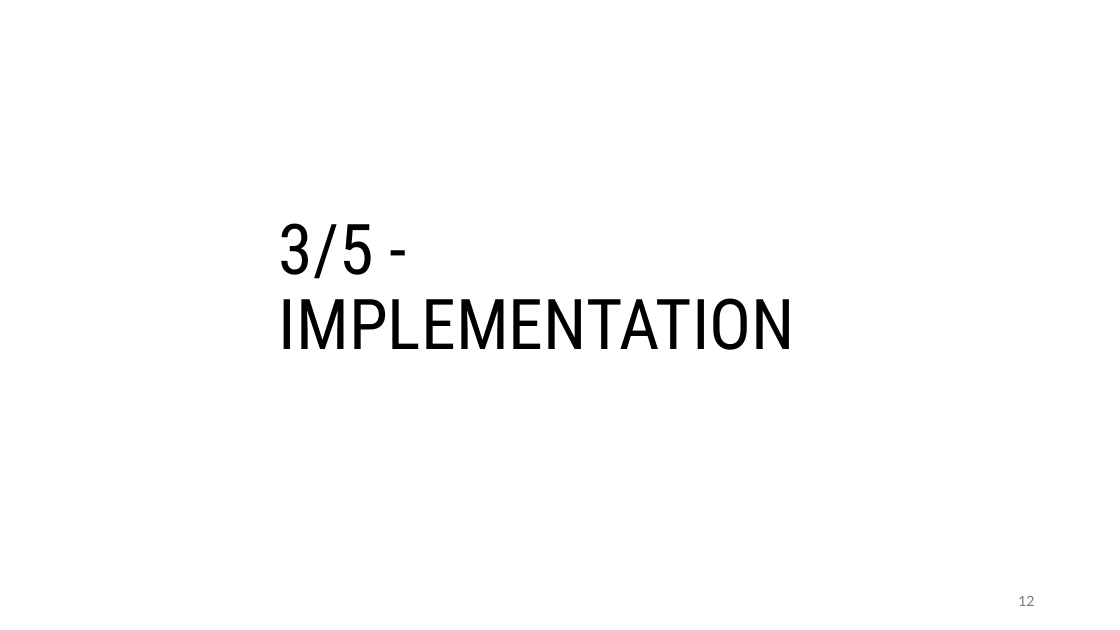
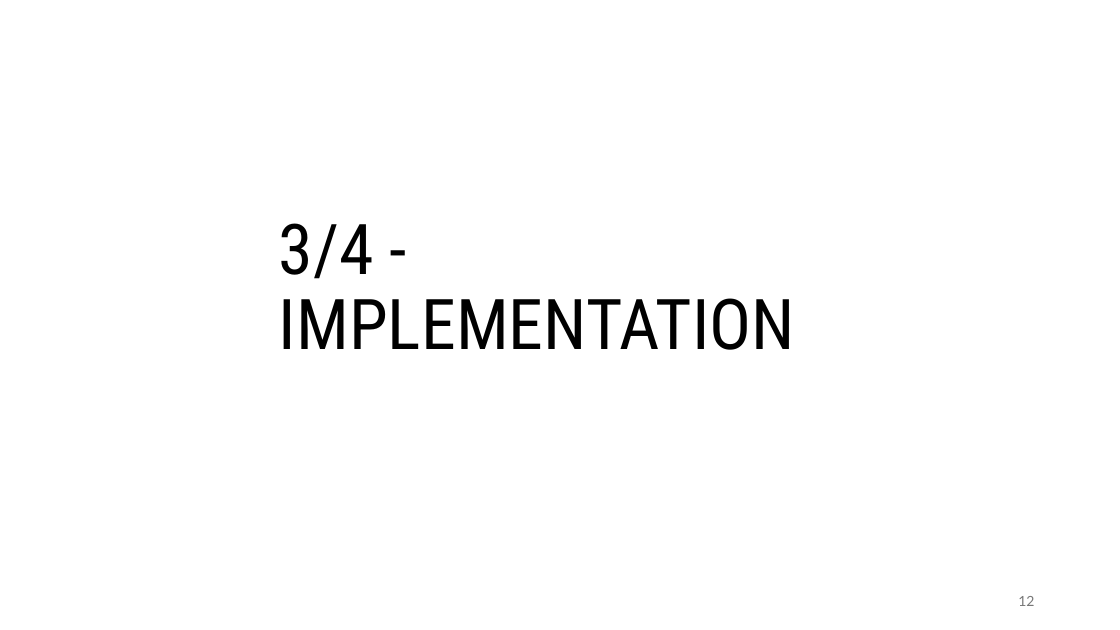
Before and after one commit to MrHighsenberg/XTRG-Algorithm, a slide deck: slide 12 of presentation/Term_Project_XTRG_Presentation.pptx. Drawn at 1120x630 pixels with LibreOffice and Linux fonts; fonts in the diff are those of the drawing. Boxes give left, top, right and bottom in pixels: in the first picture for what was removed or moved away, otherwise in the second. Text is boxed around its words. In the diff, an @@ line names an element or a change of style, - is before the commit and + after.

```diff
--- a/presentation/Term_Project_XTRG_Presentation.pptx
+++ b/presentation/Term_Project_XTRG_Presentation.pptx
@@ title at (279,223,795,350): text changed @@
-3/5 - IMPLEMENTATION
+3/4 - IMPLEMENTATION
```
Also in this commit, not shown: 5 other slides changed, 13 slides added, 1 slide removed, 4 other files.
